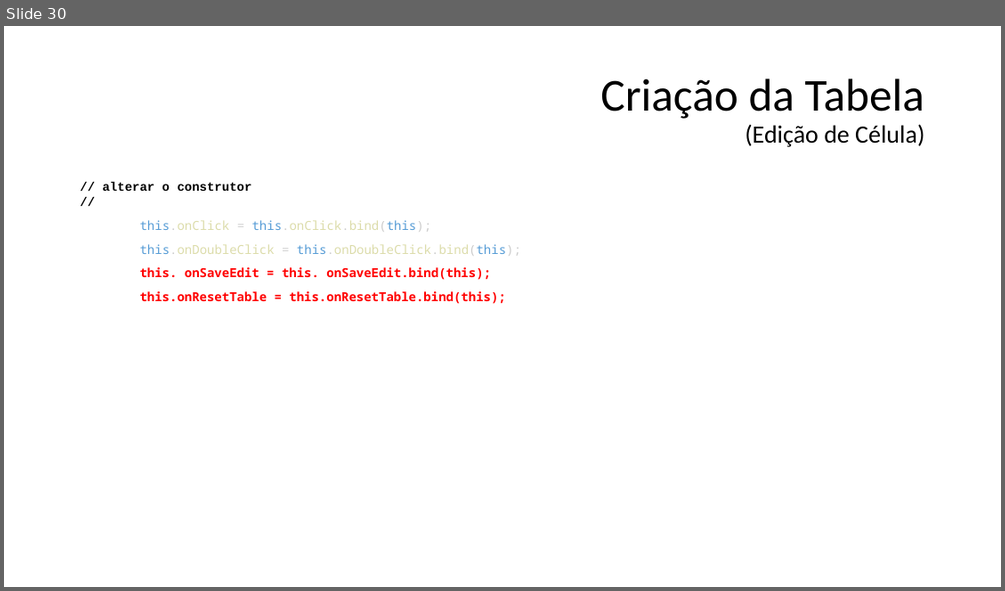
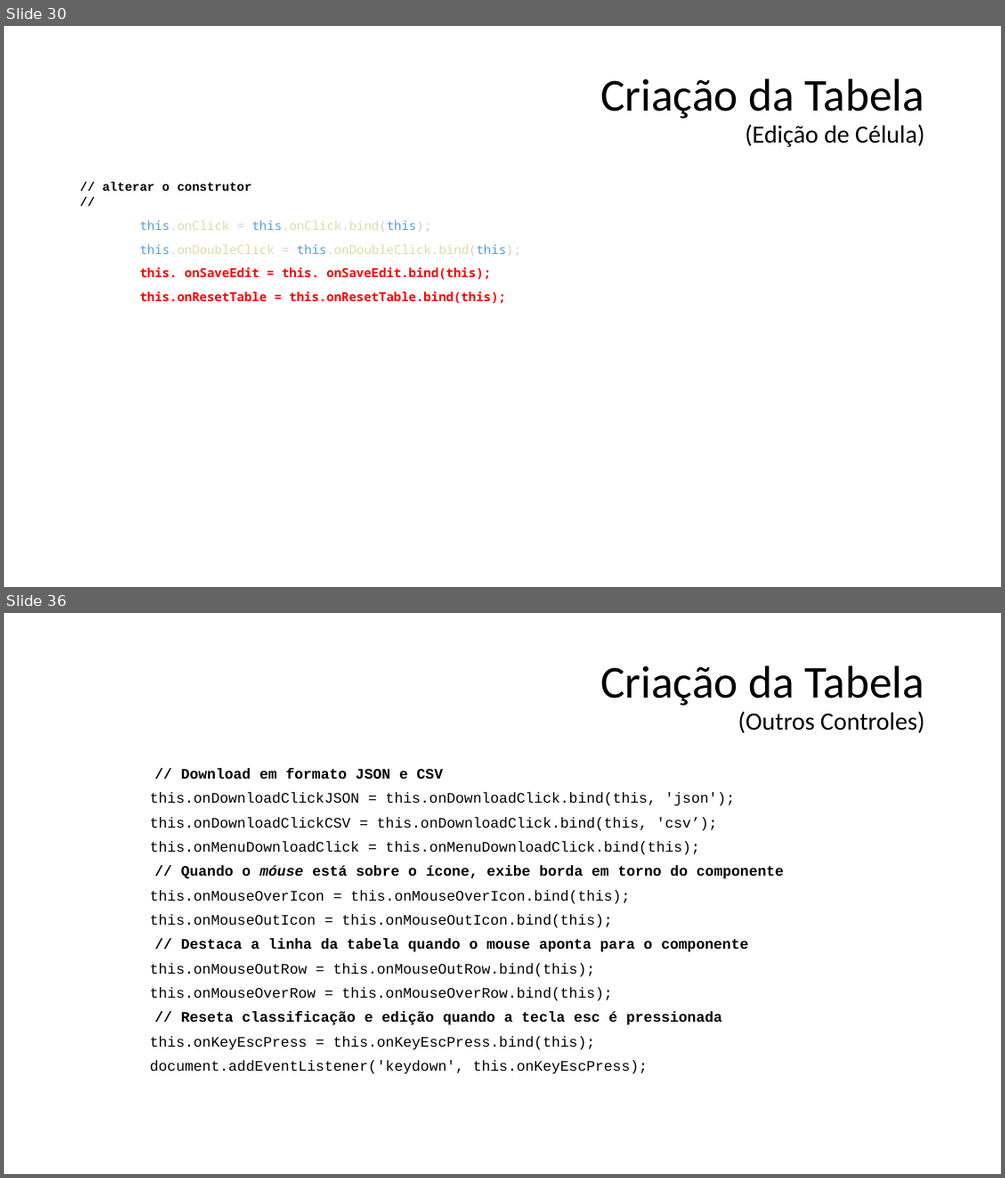
Before and after one commit to tadeumaffeis/PMAulas, a slide deck: 04 - Criação de Tabela com Controles/04 - Tabela com Controles.pptx. Shown one above the other, each under a label of ours: slide 30 before the commit, slides 30 and 36 after it; the slides between them are not shown. The pictures are 1005x591 and 1005x1178 pixels, drawn with LibreOffice and Linux fonts; fonts in the diff are those of the drawing. Boxes give left, top, right and bottom in pixels: in the first picture for what was removed or moved away, otherwise in the second. Text is boxed around its words. In the diff, an @@ line names an element or a change of style, - is before the commit and + after.

```diff
--- a/04 - Criação de Tabela com Controles/04 - Tabela com Controles.pptx
+++ b/04 - Criação de Tabela com Controles/04 - Tabela com Controles.pptx
@@ slide 36 added at bbox=[4, 613, 1001, 1174], background #FFFFFF @@
@@ title added at bbox=[600, 666, 924, 733], 24 pt, text #000000 @@
+Criação da Tabela
+(Outros Controles)
@@ text added at bbox=[150, 768, 784, 1074], 14 pt, text #000000 @@
+// Download em formato JSON e CSV
+this.onDownloadClickJSON = this.onDownloadClick.bind(this, 'json');
+this.onDownloadClickCSV = this.onDownloadClick.bind(this, 'csv’);
+this.onMenuDownloadClick = this.onMenuDownloadClick.bind(this);
+// Quando o móuse está sobre o ícone, exibe borda em torno do componente
+this.onMouseOverIcon = this.onMouseOverIcon.bind(this);
+this.onMouseOutIcon = this.onMouseOutIcon.bind(this);
+// Destaca a linha da tabela quando o mouse aponta para o componente
+this.onMouseOutRow = this.onMouseOutRow.bind(this);
+this.onMouseOverRow = this.onMouseOverRow.bind(this);
+// Reseta classificação e edição quando a tecla esc é pressionada
+this.onKeyEscPress = this.onKeyEscPress.bind(this);
+document.addEventListener('keydown', this.onKeyEscPress);
```
Also in this commit, not shown: 5 other slides added, 20 other files.
